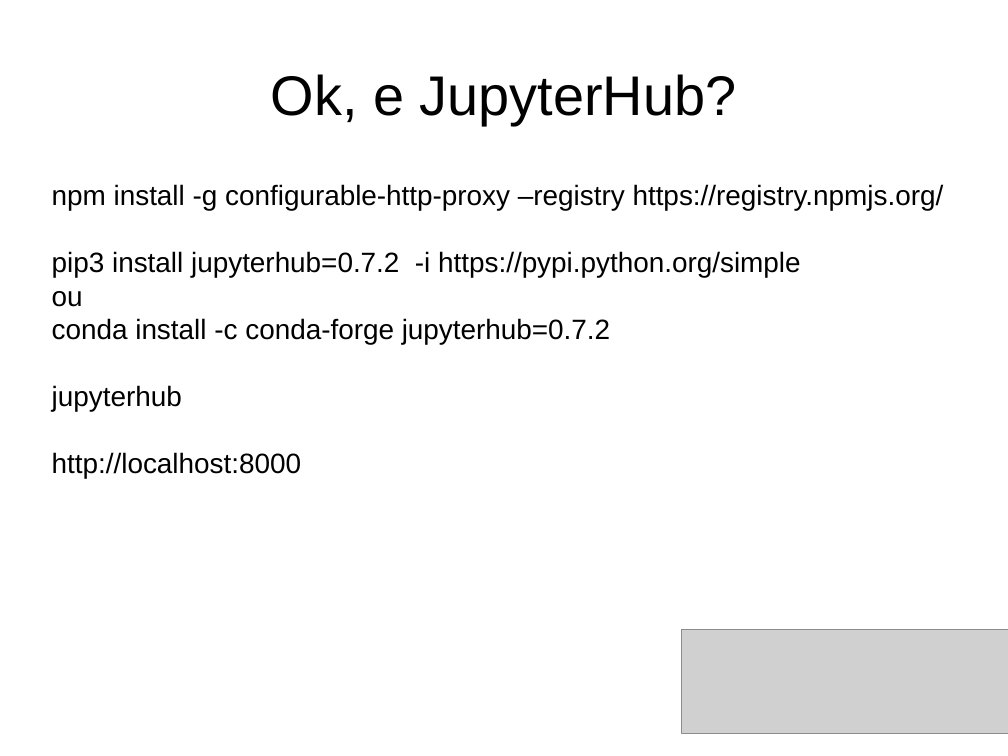
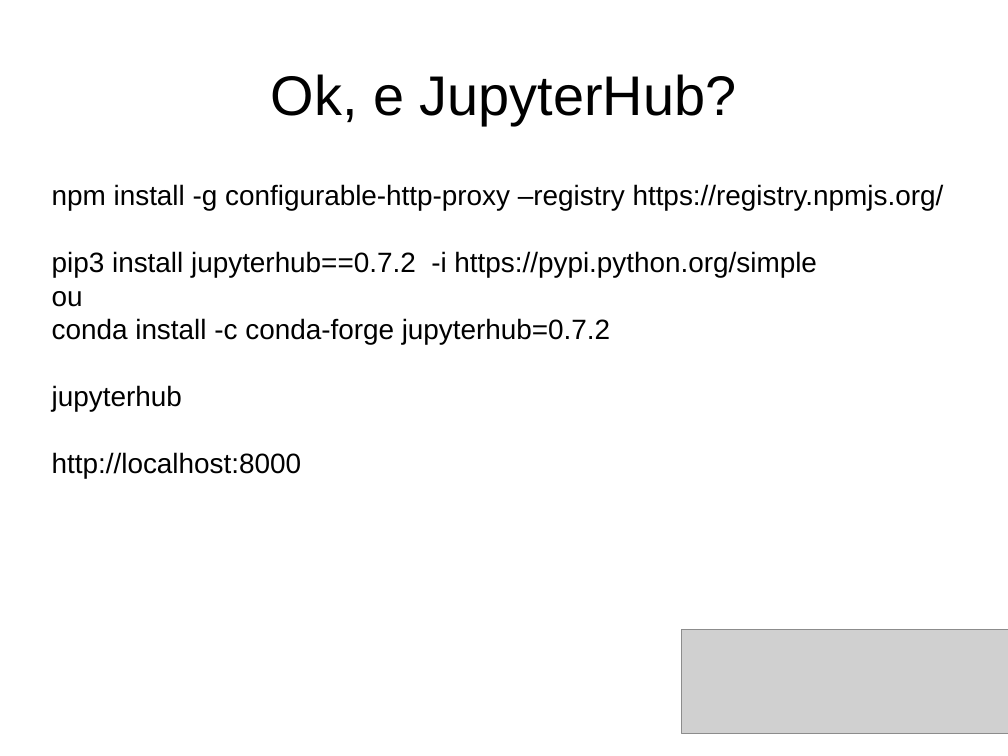
Before and after one commit to dmvieira/tutorial-jupyter-pyspark, a slide deck: slide 16 of tutorial.odp (slide 13 before the commit). Drawn at 1008x756 pixels with LibreOffice and Linux fonts; fonts in the diff are those of the drawing; grey boxes stand for pictures. Boxes give left, top, right and bottom in pixels: in the first picture for what was removed or moved away, otherwise in the second. Text is boxed around its words. In the diff, an @@ line names an element or a change of style, - is before the commit and + after.

```diff
--- a/tutorial.odp
+++ b/tutorial.odp
@@ text at [52, 251, 817, 278]: text changed @@
-pip3 install jupyterhub=0.7.2 -i https://pypi.python.org/simple
+pip3 install jupyterhub==0.7.2 -i https://pypi.python.org/simple
```
Also in this commit, not shown: 7 other slides changed, 4 slides added, 3 other files.
